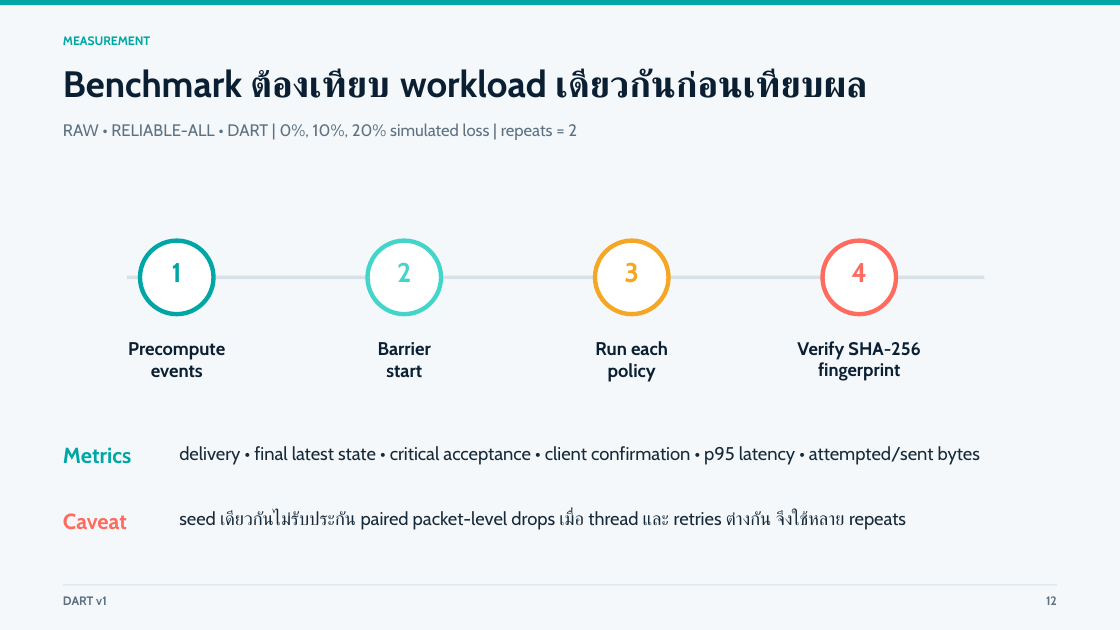
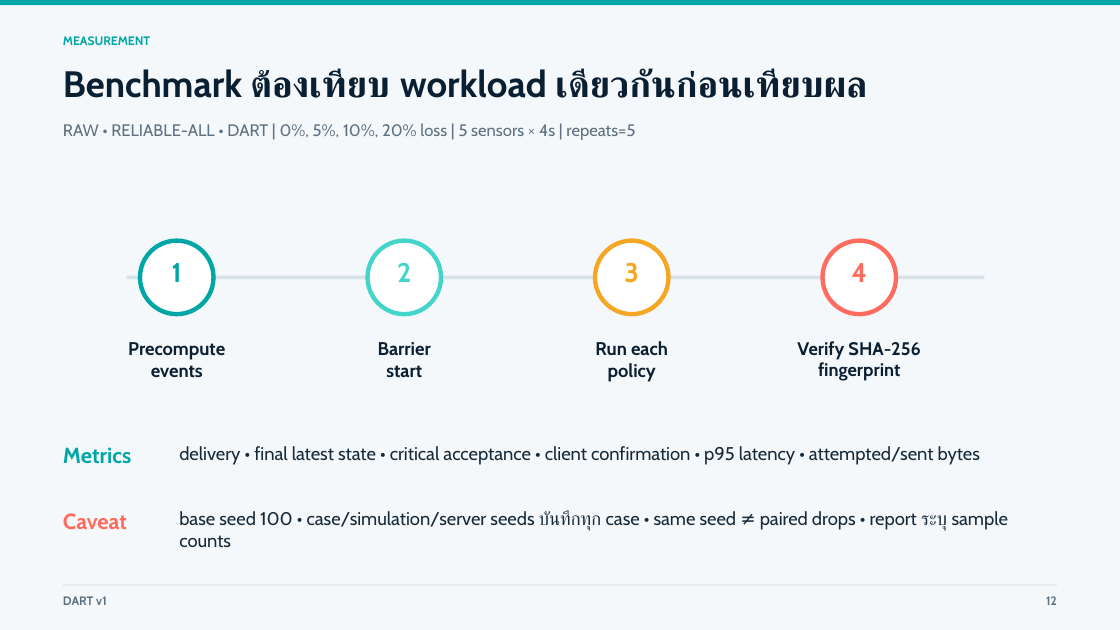
Before and after one commit to WaiRuneMEKA/Deadline-Aware-Reliable-Telemetry-Over-UDP, a slide deck: slide 12 of submission/DART_Presentation.pptx. Drawn at 1120x630 pixels with LibreOffice and Linux fonts; fonts in the diff are those of the drawing. Boxes give left, top, right and bottom in pixels: in the first picture for what was removed or moved away, otherwise in the second. Text is boxed around its words. In the diff, an @@ line names an element or a change of style, - is before the commit and + after.

```diff
--- a/submission/DART_Presentation.pptx
+++ b/submission/DART_Presentation.pptx
@@ text at <box>63,123,635,140</box>: text changed @@
-RAW • RELIABLE-ALL • DART | 0%, 10%, 20% simulated loss | repeats = 2
+RAW • RELIABLE-ALL • DART | 0%, 5%, 10%, 20% loss | 5 sensors × 4s | repeats=5
@@ text at <box>179,511,1008,547</box>: text changed @@
-seed เดียวกันไม่รับประกัน paired packet-level drops เมื่อ thread และ retries ต่างกัน จึงใช้หลาย repeats
+base seed 100 • case/simulation/server seeds บันทึกทุก case • same seed ≠ paired drops • report ระบุ sample counts
```
Also in this commit, not shown: 8 other slides changed, 1 other file.
